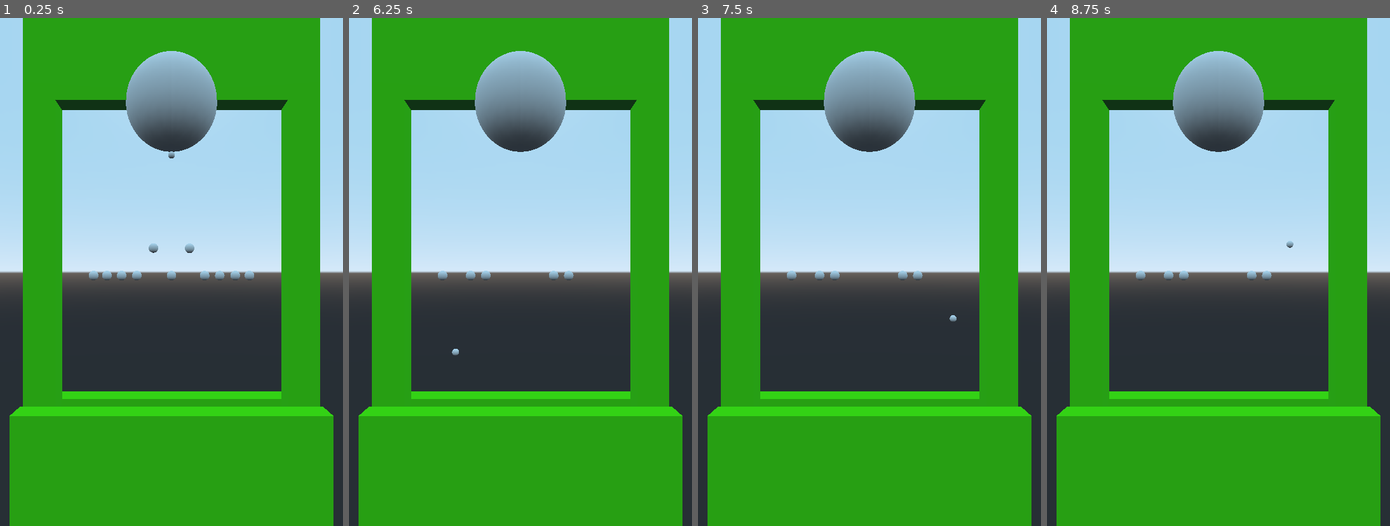
Above: before the commit, frames 1-4 (left to right).
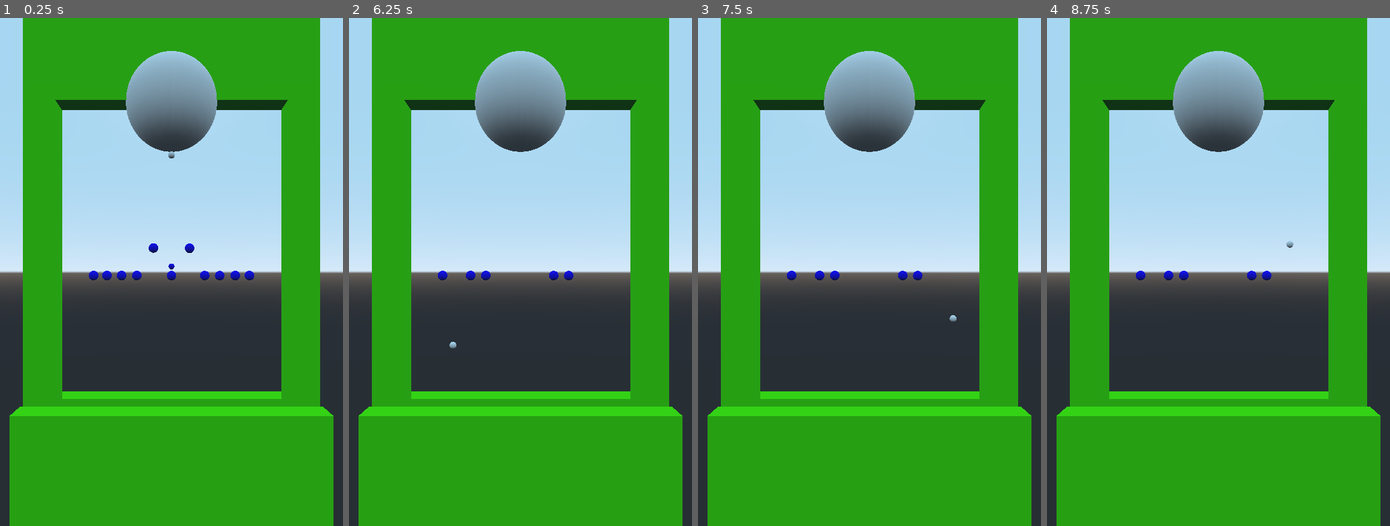
Above: after the commit, the same moments.

Repository: beothorn/librethrow
Game: Godot game, scene res://playStage/PlayStage.tscn
Two runs of this game, one before a commit and one after it. Both use one fixed random seed, a clock stepped at 60 frames per second and the inputs below.
Inputs (mouse positions are in pixels of both pictures, inside the frame that each line leads up to):
- Up to frame 1 (0.25 s): no input
- Up to frame 2 (6.25 s): tap Enter at 0.5, 3.5 s; move the mouse to (595, 246) at 0.52 s; click (595, 246) at 0.67 s; tap Space at 1.25, 4.25 s; move the mouse to (451, 297) at 1.27 s; click (451, 297) at 1.42 s; move the mouse to (554, 160) at 2.02 s; click (554, 160) at 2.17 s; move the mouse to (503, 373) at 2.77 s; click (503, 373) at 2.92 s; move the mouse to (623, 348) at 3.52 s; click (623, 348) at 3.67 s; move the mouse to (417, 195) at 4.27 s; click (417, 195) at 4.42 s; move the mouse to (537, 272) at 5.02 s; click (537, 272) at 5.17 s; move the mouse to (469, 145) at 5.77 s; click (469, 145) at 5.92 s
- Up to frame 3 (7.5 s): move the mouse to (944, 246) at 6.52 s; click (944, 246) at 6.67 s; tap Enter at 7.25 s; move the mouse to (800, 297) at 7.27 s; click (800, 297) at 7.42 s
- Up to frame 4 (8.75 s): tap Space at 8 s; move the mouse to (1252, 160) at 8.02 s; click (1252, 160) at 8.17 s

The runs differ from the first frame. In frame 1, 0.5% of the frame differs, in the area x 25-75%, y 44-52%; in frame 2, 0.2%; in frame 3, 0.2%; in frame 4, 0.2%.

Commit message:
Fix collision shape radius, it was shared by all stones so resizing was resizing all shapes

Diff:
--- a/game/playStage/PlayStage.tscn
+++ b/game/playStage/PlayStage.tscn
@@ -35,12 +35,13 @@
 material = SubResource( 8 )
 size = Vector3( 10, 5.66, 1 )
 
+[sub_resource type="SpatialMaterial" id=14]
+albedo_color = Color( 0.0784314, 0, 1, 1 )
+
 [sub_resource type="SphereMesh" id=10]
+material = SubResource( 14 )
 radius = 0.21
 height = 0.42
-
-[sub_resource type="SphereShape" id=11]
-radius = 0.21
 
 [sub_resource type="SphereMesh" id=12]
 radius = 0.15
@@ -68,6 +69,7 @@
 mesh = SubResource( 3 )
 
 [node name="Walls_collisions" type="StaticBody" parent="Walls"]
+editor/display_folded = true
 
 [node name="Right" type="CollisionShape" parent="Walls/Walls_collisions"]
 transform = Transform( 1, 0, 0, 0, 1, 0, 0, 0, 1, 5.68891, -6.241, 0 )
@@ -104,15 +106,25 @@
 [node name="StoneMesh" type="CSGMesh" parent="Stones/Stone"]
 mesh = SubResource( 10 )
 
-[node name="CollisionShape" type="CollisionShape" parent="Stones/Stone"]
-transform = Transform( 1, 0, 0, 0, -4.37114e-08, -1, 0, 1, -4.37114e-08, 0, 0, 0 )
-shape = SubResource( 11 )
-
 [node name="Center" type="Position3D" parent="Stones/Stone"]
 
 [node name="Radius" type="Position3D" parent="Stones/Stone"]
 transform = Transform( 1, 0, 0, 0, 1, 0, 0, 0, 1, 0, 0.212564, 0 )
 
+[node name="Stone12" type="StaticBody" parent="Stones" groups=[
+"Stone",
+]]
+transform = Transform( 1, 0, 0, 0, 1, 0, 0, 0, 1, 0, -6.97581, -9.99459 )
+script = ExtResource( 3 )
+
+[node name="StoneMesh" type="CSGMesh" parent="Stones/Stone12"]
+mesh = SubResource( 10 )
+
+[node name="Center" type="Position3D" parent="Stones/Stone12"]
+
+[node name="Radius" type="Position3D" parent="Stones/Stone12"]
+transform = Transform( 1, 0, 0, 0, 1, 0, 0, 0, 1, 0, 0.212564, 0 )
+
 [node name="Stone2" type="StaticBody" parent="Stones" groups=[
 "Stone",
 ]]
@@ -122,10 +134,6 @@
 [node name="StoneMesh" type="CSGMesh" parent="Stones/Stone2"]
 mesh = SubResource( 10 )
 
-[node name="CollisionShape" type="CollisionShape" parent="Stones/Stone2"]
-transform = Transform( 1, 0, 0, 0, -4.37114e-08, -1, 0, 1, -4.37114e-08, 0, 0, 0 )
-shape = SubResource( 11 )
-
 [node name="Center" type="Position3D" parent="Stones/Stone2"]
 
 [node name="Radius" type="Position3D" parent="Stones/Stone2"]
@@ -140,10 +148,6 @@
 [node name="StoneMesh" type="CSGMesh" parent="Stones/Stone3"]
 mesh = SubResource( 10 )
 
-[node name="CollisionShape" type="CollisionShape" parent="Stones/Stone3"]
-transform = Transform( 1, 0, 0, 0, -4.37114e-08, -1, 0, 1, -4.37114e-08, 0, 0, 0 )
-shape = SubResource( 11 )
-
 [node name="Center" type="Position3D" parent="Stones/Stone3"]
 
 [node name="Radius" type="Position3D" parent="Stones/Stone3"]
@@ -158,10 +162,6 @@
 [node name="StoneMesh" type="CSGMesh" parent="Stones/Stone4"]
 mesh = SubResource( 10 )
 
-[node name="CollisionShape" type="CollisionShape" parent="Stones/Stone4"]
-transform = Transform( 1, 0, 0, 0, -4.37114e-08, -1, 0, 1, -4.37114e-08, 0, 0, 0 )
-shape = SubResource( 11 )
-
 [node name="Center" type="Position3D" parent="Stones/Stone4"]
 
 [node name="Radius" type="Position3D" parent="Stones/Stone4"]
@@ -176,10 +176,6 @@
 [node name="StoneMesh" type="CSGMesh" parent="Stones/Stone5"]
 mesh = SubResource( 10 )
 
-[node name="CollisionShape" type="CollisionShape" parent="Stones/Stone5"]
-transform = Transform( 1, 0, 0, 0, -4.37114e-08, -1, 0, 1, -4.37114e-08, 0, 0, 0 )
-shape = SubResource( 11 )
-
 [node name="Center" type="Position3D" parent="Stones/Stone5"]
 
 [node name="Radius" type="Position3D" parent="Stones/Stone5"]
@@ -194,10 +190,6 @@
 [node name="StoneMesh" type="CSGMesh" parent="Stones/Stone6"]
 mesh = SubResource( 10 )
 
-[node name="CollisionShape" type="CollisionShape" parent="Stones/Stone6"]
-transform = Transform( 1, 0, 0, 0, -4.37114e-08, -1, 0, 1, -4.37114e-08, 0, 0, 0 )
-shape = SubResource( 11 )
-
 [node name="Center" type="Position3D" parent="Stones/Stone6"]
 
 [node name="Radius" type="Position3D" parent="Stones/Stone6"]
@@ -212,10 +204,6 @@
 [node name="StoneMesh" type="CSGMesh" parent="Stones/Stone7"]
 mesh = SubResource( 10 )
 
-[node name="CollisionShape" type="CollisionShape" parent="Stones/Stone7"]
-transform = Transform( 1, 0, 0, 0, -4.37114e-08, -1, 0, 1, -4.37114e-08, 0, 0, 0 )
-shape = SubResource( 11 )
-
 [node name="Center" type="Position3D" parent="Stones/Stone7"]
 
 [node name="Radius" type="Position3D" parent="Stones/Stone7"]
@@ -230,10 +218,6 @@
 [node name="StoneMesh" type="CSGMesh" parent="Stones/Stone8"]
 mesh = SubResource( 10 )
 
-[node name="CollisionShape" type="CollisionShape" parent="Stones/Stone8"]
-transform = Transform( 1, 0, 0, 0, -4.37114e-08, -1, 0, 1, -4.37114e-08, 0, 0, 0 )
-shape = SubResource( 11 )
-
 [node name="Center" type="Position3D" parent="Stones/Stone8"]
 
 [node name="Radius" type="Position3D" parent="Stones/Stone8"]
@@ -248,10 +232,6 @@
 [node name="StoneMesh" type="CSGMesh" parent="Stones/Stone9"]
 mesh = SubResource( 10 )
 
-[node name="CollisionShape" type="CollisionShape" parent="Stones/Stone9"]
-transform = Transform( 1, 0, 0, 0, -4.37114e-08, -1, 0, 1, -4.37114e-08, 0, 0, 0 )
-shape = SubResource( 11 )
-
 [node name="Center" type="Position3D" parent="Stones/Stone9"]
 
 [node name="Radius" type="Position3D" parent="Stones/Stone9"]
@@ -266,10 +246,6 @@
 [node name="StoneMesh" type="CSGMesh" parent="Stones/Stone10"]
 mesh = SubResource( 10 )
 
-[node name="CollisionShape" type="CollisionShape" parent="Stones/Stone10"]
-transform = Transform( 1, 0, 0, 0, -4.37114e-08, -1, 0, 1, -4.37114e-08, 0, 0, 0 )
-shape = SubResource( 11 )
-
 [node name="Center" type="Position3D" parent="Stones/Stone10"]
 
 [node name="Radius" type="Position3D" parent="Stones/Stone10"]
@@ -283,10 +259,6 @@
 
 [node name="StoneMesh" type="CSGMesh" parent="Stones/Stone11"]
 mesh = SubResource( 10 )
-
-[node name="CollisionShape" type="CollisionShape" parent="Stones/Stone11"]
-transform = Transform( 1, 0, 0, 0, -4.37114e-08, -1, 0, 1, -4.37114e-08, 0, 0, 0 )
-shape = SubResource( 11 )
 
 [node name="Center" type="Position3D" parent="Stones/Stone11"]
 
--- a/game/playStage/Stone.gd
+++ b/game/playStage/Stone.gd
@@ -1,6 +1,6 @@
 extends StaticBody
 
-onready var collisionShape = get_node("CollisionShape")
+var collisionShape
 onready var stone = get_node("StoneMesh")
 onready var camera = get_node("/root/GameRoom/Camera")
 onready var center_pos = get_node("Center")
@@ -12,6 +12,10 @@
 
 func _ready():
 	original_position = translation
+	collisionShape = CollisionShape.new()
+	collisionShape.set_name("CollisionShape")
+	collisionShape.shape = SphereShape.new()
+	add_child(collisionShape)
 	project_collision_shadow()
 
 func reset():
@@ -47,3 +51,4 @@
 		collisionShape.set_global_transform(sphereProjectionOld)
 		if itersection_radius:
 			collisionShape.shape.radius = itersection_radius.y - itersection.y
+			print(collisionShape.shape.radius)
